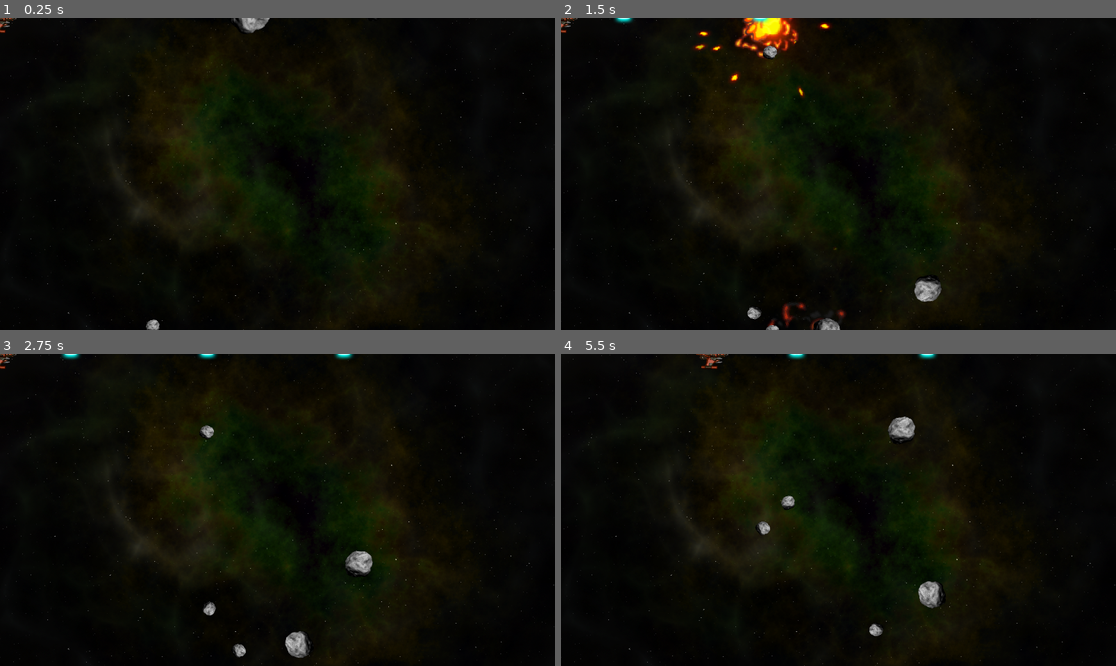
Above: before the commit, frames 1-4 (two rows, left to right).
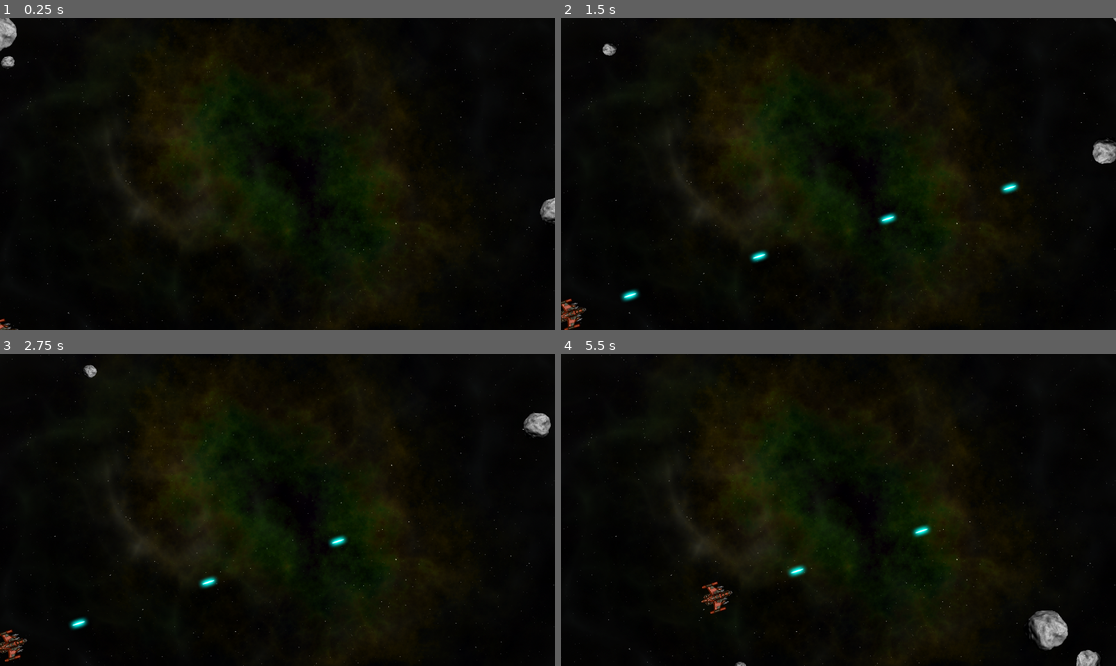
Above: after the commit, the same moments.

Repository: zenoplex/space-rocks
Game: Godot game, scene res://Main/main.tscn
Same seed, same stepped clock (60 frames per second), same inputs: the game is played once before the commit and once after it. The project has no main scene, so this scene is started directly.
Inputs:
- Up to frame 1 (0.25 s): no input
- Up to frame 2 (1.5 s): hold D (rotate_right) 0.53-1.28 s; hold Space (shoot) 0.53-1.28 s; hold A (rotate_left) from 1.28 s (still down); tap Space (shoot) at 1.35 s
- Up to frame 3 (2.75 s): release A (rotate_left) at 2.03 s; hold D (rotate_right) from 2.03 s (still down); hold Space (shoot) from 2.03 s (still down)
- Up to frame 4 (5.5 s): release D (rotate_right) at 2.78 s; release Space (shoot) at 2.78 s; hold W (thrust) 2.78-3.53 s; tap Space (shoot) at 2.85, 4.35 s; hold Space (shoot) 3.53-4.28 s; hold A (rotate_left) from 3.53 s (still down); hold Space (shoot) from 5.03 s (still down)

The runs differ from the first frame. In frame 1, 0.8% of the frame differs, in the area x 0-100%, y 0-100%; in frame 2, 3.2%; in frame 3, 2.0%; in frame 4, 2.4%.

Commit message:
fix: Update Curve2D points

Diff:
--- a/Main/main.tscn
+++ b/Main/main.tscn
@@ -7,7 +7,7 @@
 
 [sub_resource type="Curve2D" id="Curve2D_y07wi"]
 _data = {
-"points": PackedVector2Array(0, 0, 0, 0, 1152, 0, 0, 0, 0, 0, 1152, 640, 0, 0, 0, 0, 0, 648, 0, 0, 0, 0, 0, 0, 0, 0, 0, 0, 1152, 0)
+"points": PackedVector2Array(0, 0, 0, 0, 1152, 0, 0, 0, 0, 0, 1152, 648, 0, 0, 0, 0, 0, 648, 0, 0, 0, 0, 0, 0, 0, 0, 0, 0, 1152, 0)
 }
 point_count = 5
 
